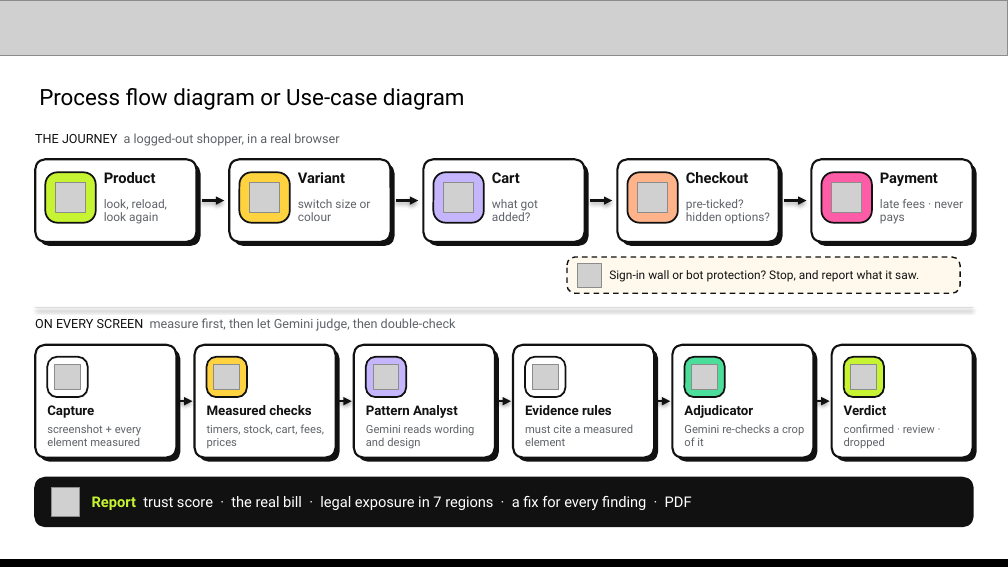
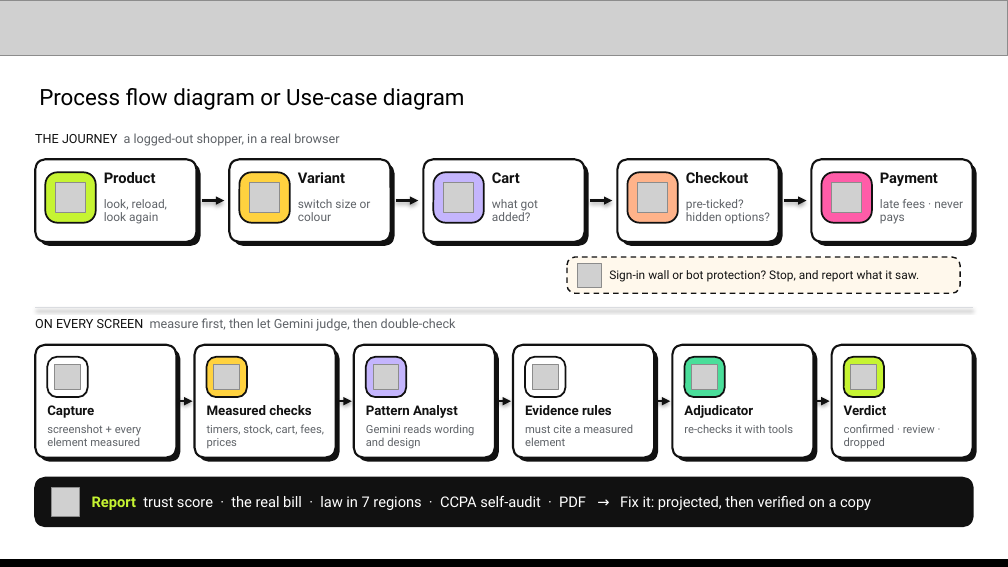
Before and after one commit to saubhagyaashish/shop-honest, a slide deck: slide 5 of Zero Context - Shop Honest - AI Builder Cup.pptx. Drawn at 1008x567 pixels with LibreOffice and Linux fonts; fonts in the diff are those of the drawing; grey boxes stand for pictures. Boxes give left, top, right and bottom in pixels: in the first picture for what was removed or moved away, otherwise in the second. Text is boxed around its words. In the diff, an @@ line names an element or a change of style, - is before the commit and + after.

```diff
--- a/Zero Context - Shop Honest - AI Builder Cup.pptx
+++ b/Zero Context - Shop Honest - AI Builder Cup.pptx
@@ text at [684, 424, 793, 433]: text changed @@
-Gemini re-checks a crop of it
+re-checks it with tools
@@ text at [92, 496, 871, 510]: text changed @@
-Report trust score · the real bill · legal exposure in 7 regions · a fix for every finding · PDF
+Report trust score · the real bill · law in 7 regions · CCPA self-audit · PDF → Fix it: projected, then verified on a copy
```
Also in this commit, not shown: 10 other slides changed, 1 slide added, 6 other files.
